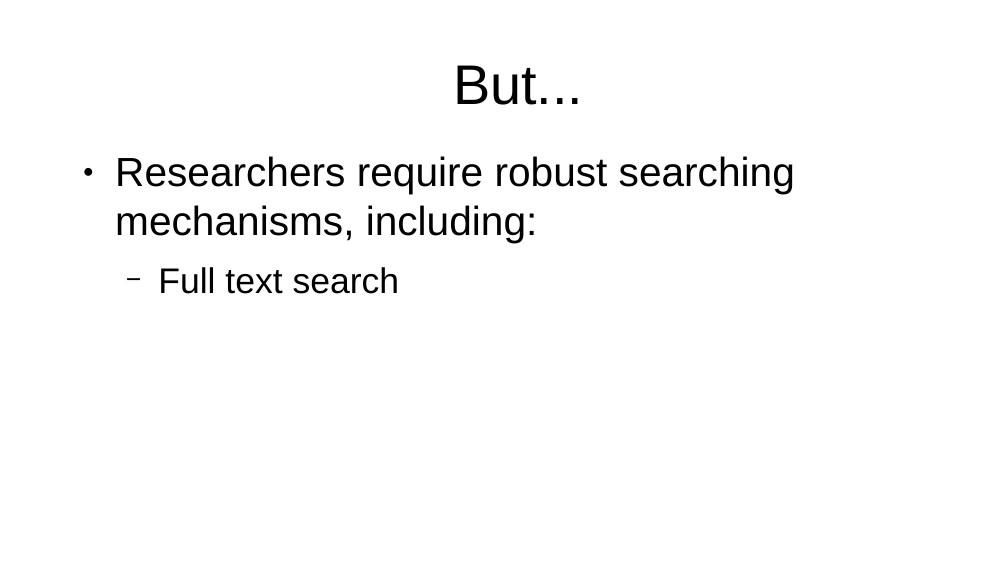
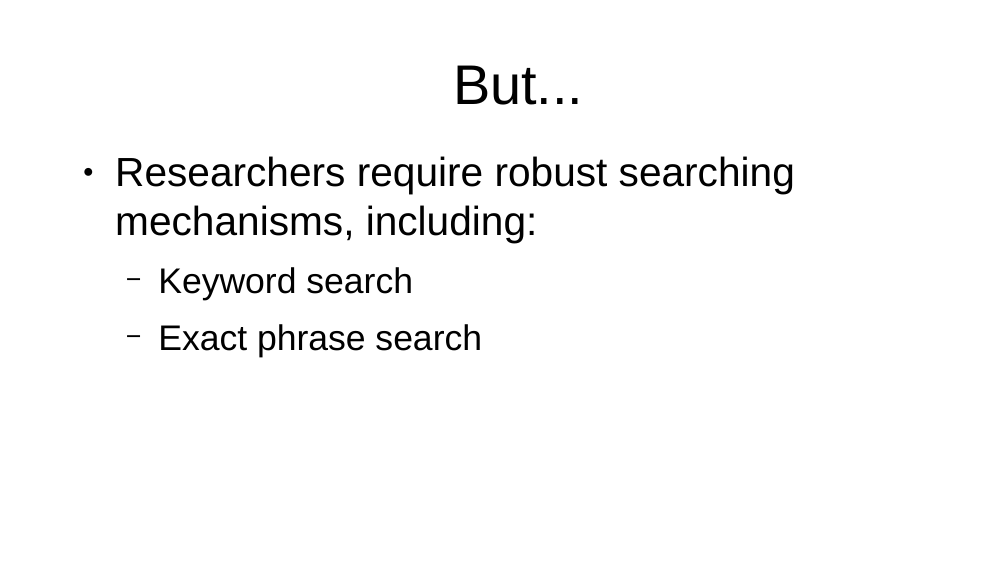
Before and after one commit to projectEndings/Endings, a slide deck: slide 7 of presentations/dhsi2020/staticSearch.odp (slide 6 before the commit). Drawn at 1008x567 pixels with LibreOffice and Linux fonts; fonts in the diff are those of the drawing. Boxes give left, top, right and bottom in pixels: in the first picture for what was removed or moved away, otherwise in the second. Text is boxed around its words. In the diff, an @@ line names an element or a change of style, - is before the commit and + after.

```diff
--- a/presentations/dhsi2020/staticSearch.odp
+++ b/presentations/dhsi2020/staticSearch.odp
@@ text at (x1=158, y1=267, x2=482, y2=358): text changed @@
-  − Full text search
+  − Keyword search
+  − Exact phrase search
```
Also in this commit, not shown: 4 other slides changed, 4 slides added, 2 other files.
